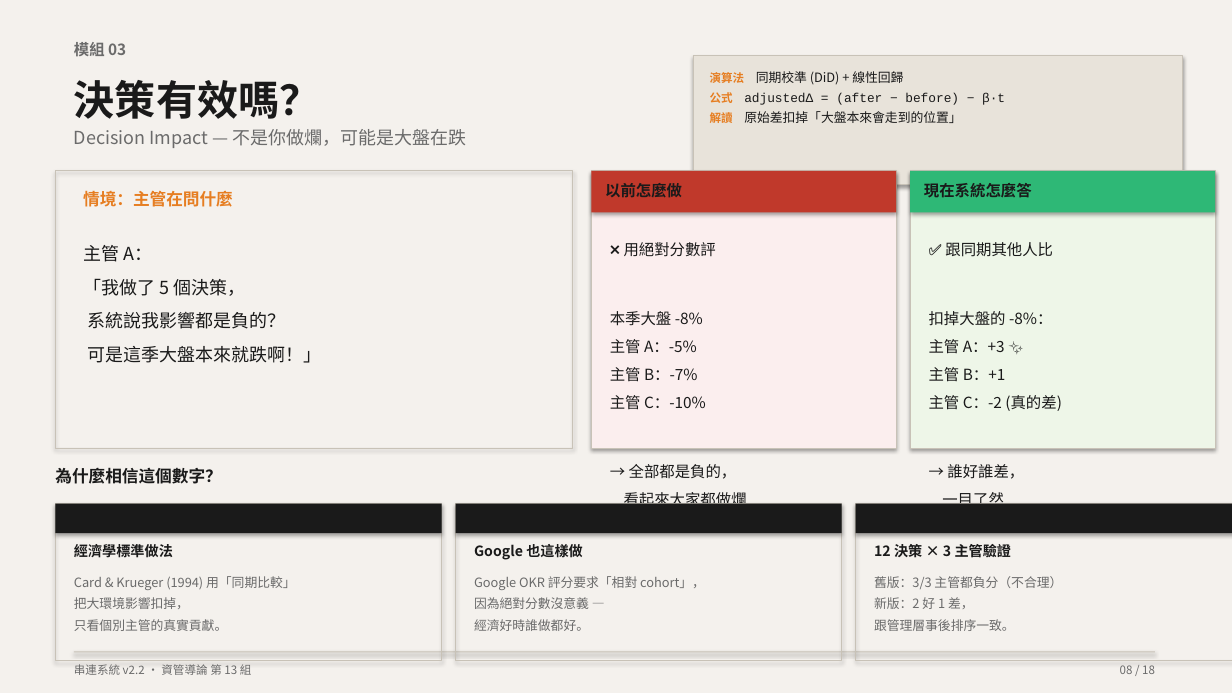
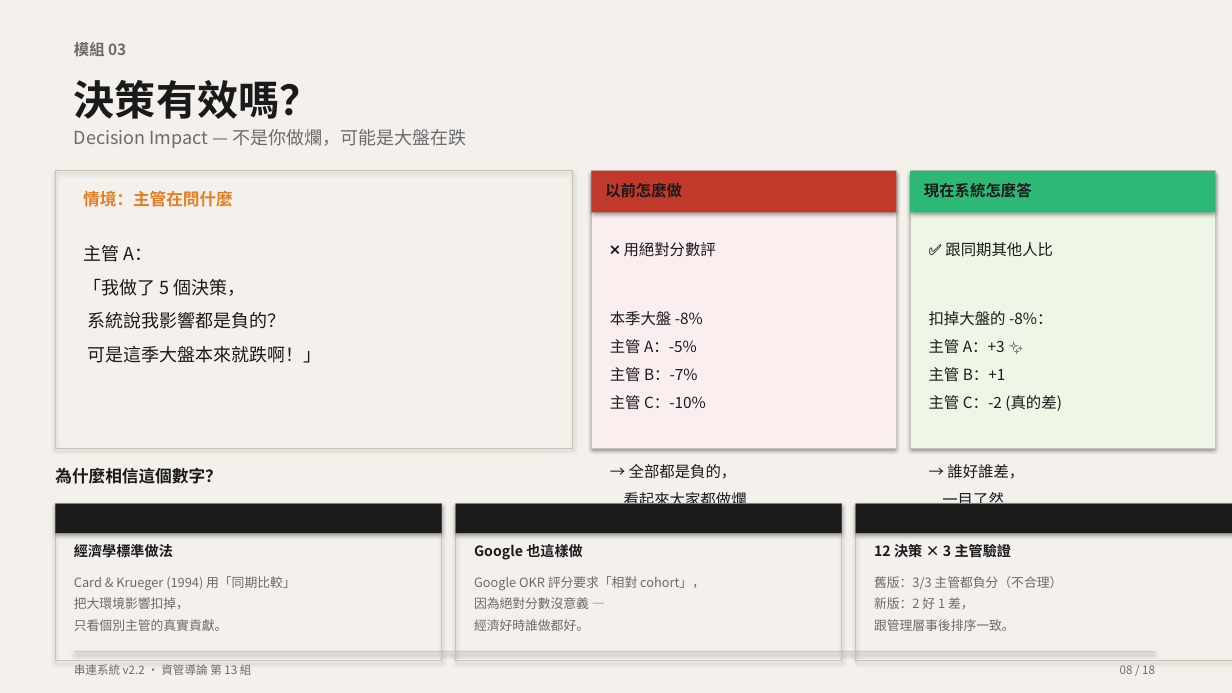
Before and after one commit to Peter2594/chuanlien-system-v2, a slide deck: slide 8 of docs/串連系統_簡報.pptx. Drawn at 1232x693 pixels with LibreOffice and Linux fonts; fonts in the diff are those of the drawing. Boxes give left, top, right and bottom in pixels: in the first picture for what was removed or moved away, otherwise in the second. Text is boxed around its words. In the diff, an @@ line names an element or a change of style, - is before the commit and + after.

```diff
--- a/docs/串連系統_簡報.pptx
+++ b/docs/串連系統_簡報.pptx
@@ rectangle removed at (x1=693, y1=55, x2=1183, y2=185) @@
-演算法 同期校準 (DiD) + 線性回歸
-公式 adjustedΔ = (after − before) − β·t
-解讀 原始差扣掉「大盤本來會走到的位置」
```
Also in this commit, not shown: 2 other slides changed, 1 other file.
